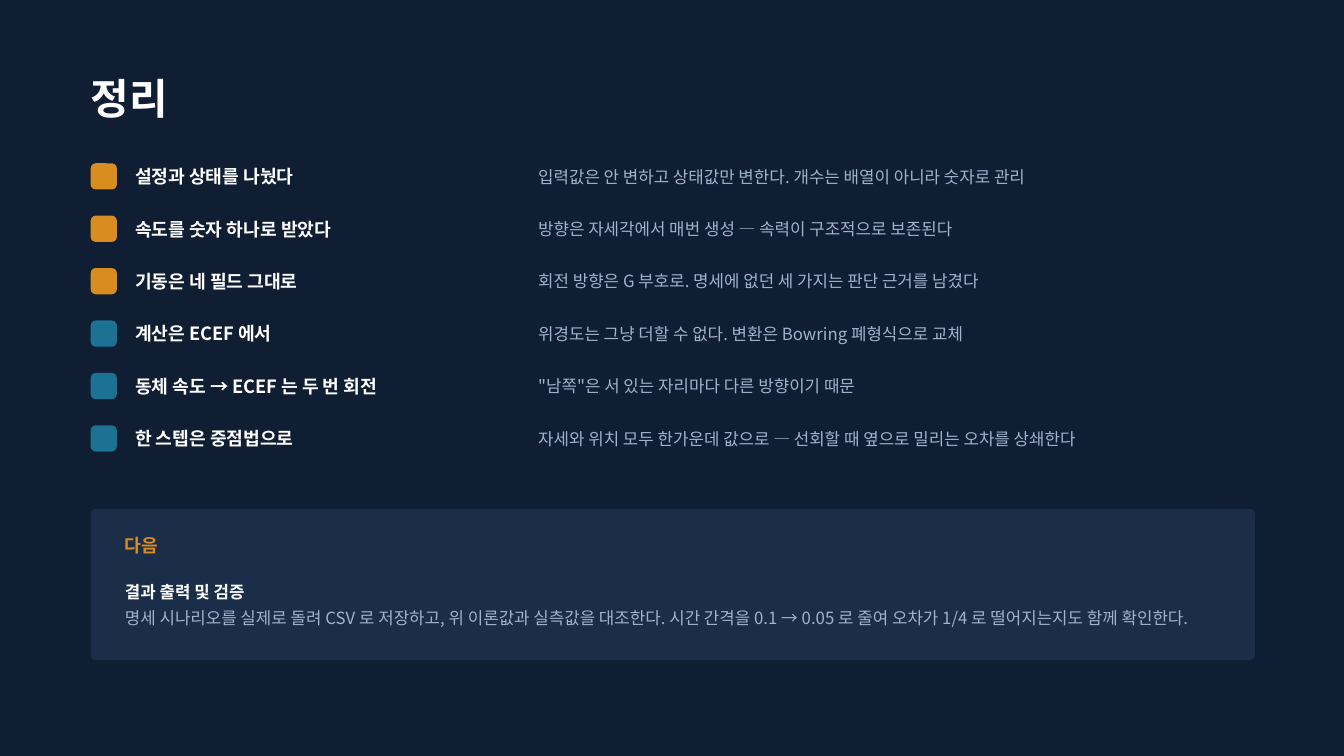
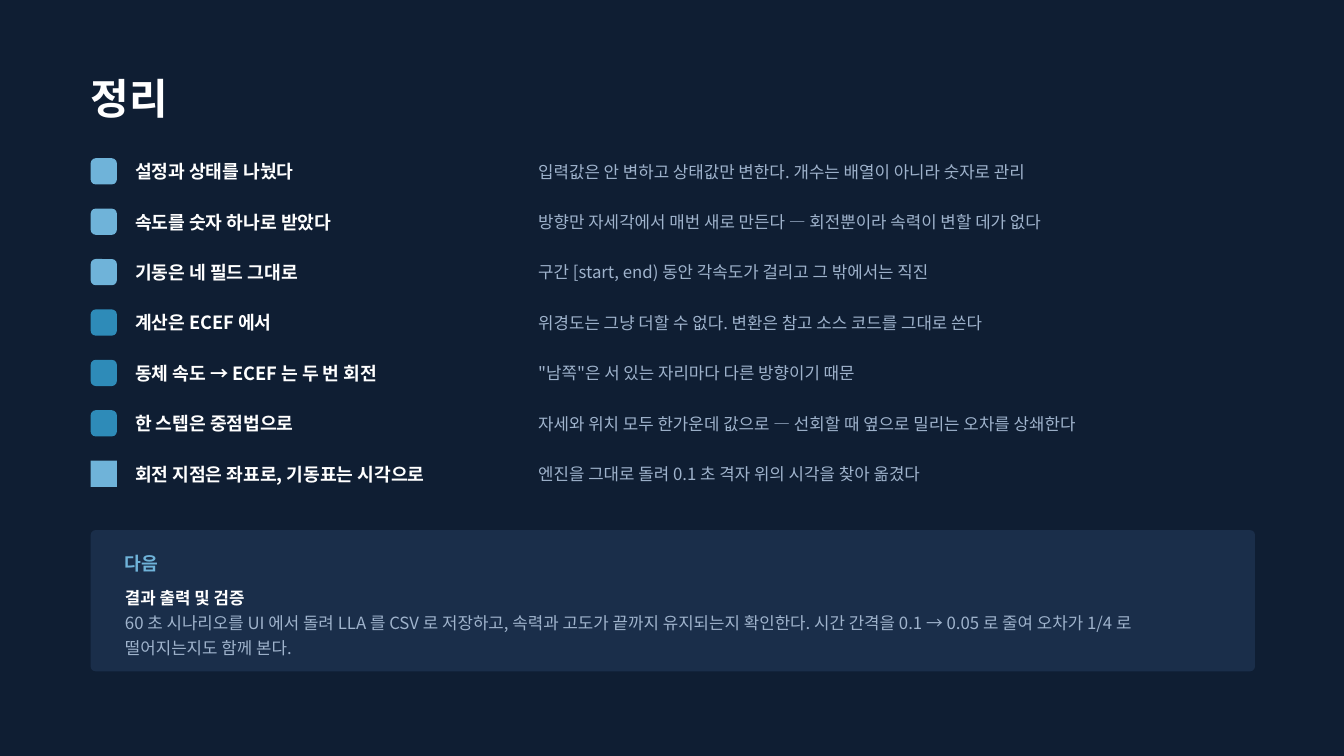
Before and after one commit to harley-hwan/radar-sw-study, a slide deck: slide 17 of Part3_TargetSim/ref/과제3_구현방법_시뮬레이션조건.pptx (slide 13 before the commit). Drawn at 1344x756 pixels with LibreOffice and Linux fonts; fonts in the diff are those of the drawing. Boxes give left, top, right and bottom in pixels: in the first picture for what was removed or moved away, otherwise in the second. Text is boxed around its words. In the diff, an @@ line names an element or a change of style, - is before the commit and + after.

```diff
--- a/Part3_TargetSim/ref/과제3_구현방법_시뮬레이션조건.pptx
+++ b/Part3_TargetSim/ref/과제3_구현방법_시뮬레이션조건.pptx
@@ 3 texts, 2 rounded rectangles: place and size @@
-3 texts, 2 rounded rectangles at bbox=[91, 163, 1025, 242]
+3 texts, 2 rounded rectangles at bbox=[91, 158, 1025, 235]
@@ text at bbox=[538, 214, 1041, 230]: text changed @@
-방향은 자세각에서 매번 생성 — 속력이 구조적으로 보존된다
+방향만 자세각에서 매번 새로 만든다 — 회전뿐이라 속력이 변할 데가 없다
@@ fill #D98C1F to #6FB3D9 in 3 elements at bbox=[91, 158, 117, 185], bbox=[91, 209, 117, 235], bbox=[91, 259, 117, 285] @@
@@ text at bbox=[538, 264, 928, 281]: text changed @@
-회전 방향은 G 부호로. 명세에 없던 세 가지는 판단 근거를 남겼다
+구간 [start, end) 동안 각속도가 걸리고 그 밖에서는 직진
@@ 2 texts, 2 rounded rectangles: place and size @@
-2 texts, 2 rounded rectangles at bbox=[91, 268, 298, 347]
+2 texts, 2 rounded rectangles at bbox=[91, 259, 298, 336]
@@ text at bbox=[538, 315, 982, 331]: text changed @@
-위경도는 그냥 더할 수 없다. 변환은 Bowring 폐형식으로 교체
+위경도는 그냥 더할 수 없다. 변환은 참고 소스 코드를 그대로 쓴다
@@ 4 texts, 2 rounded rectangles: place and size @@
-4 texts, 2 rounded rectangles at bbox=[91, 373, 1076, 452]
+4 texts, 2 rounded rectangles at bbox=[91, 360, 1076, 437]
@@ fill #1C7293 to #2E8BB8 in 3 elements at bbox=[91, 310, 117, 336], bbox=[91, 360, 117, 386], bbox=[91, 410, 117, 437] @@
@@ rectangle added at bbox=[91, 461, 117, 487], fill #6FB3D9 @@
@@ text added at bbox=[135, 465, 425, 485], 13 pt, text #FFFFFF, bold @@
+회전 지점은 좌표로, 기동표는 시각으로
@@ text added at bbox=[538, 466, 920, 482], 12 pt, text #9FB3CC @@
+엔진을 그대로 돌려 0.1 초 격자 위의 시각을 찾아 옮겼다
@@ rounded rectangle: place and size @@
-rounded rectangle at bbox=[91, 509, 1255, 660]
+rounded rectangle at bbox=[91, 530, 1255, 671]
@@ text "다음": place and size @@
-text "다음" at bbox=[125, 536, 158, 554]
+text "다음" at bbox=[125, 554, 158, 572]
@@ text "다음" at bbox=[125, 554, 158, 572]: text colour #D98C1F to #6FB3D9 @@
@@ text at bbox=[125, 615, 1131, 656]: text changed @@
-명세 시나리오를 실제로 돌려 CSV 로 저장하고, 위 이론값과 실측값을 대조한다. 시간 간격을 0.1 → 0.05 로 줄여 오차가 1/4 로 떨어지는지도 함께 확인한다.
+60 초 시나리오를 UI 에서 돌려 LLA 를 CSV 로 저장하고, 속력과 고도가 끝까지 유지되는지 확인한다. 시간 간격을 0.1 → 0.05 로 줄여 오차가 1/4 로 떨어지는지도 함께 본다.
```
Also in this commit, not shown: 12 other slides changed, 4 slides added, 43 other files.
